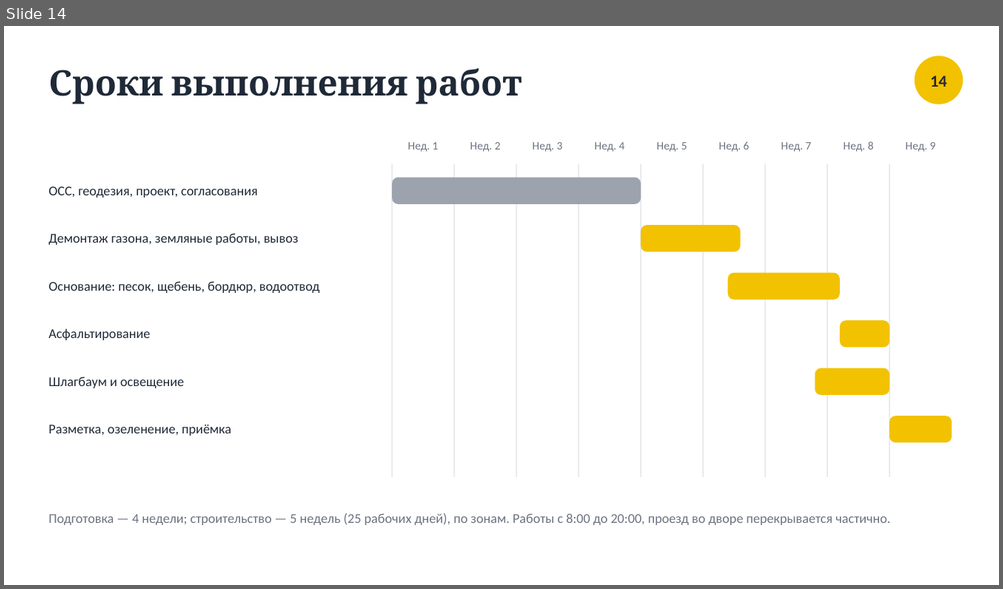
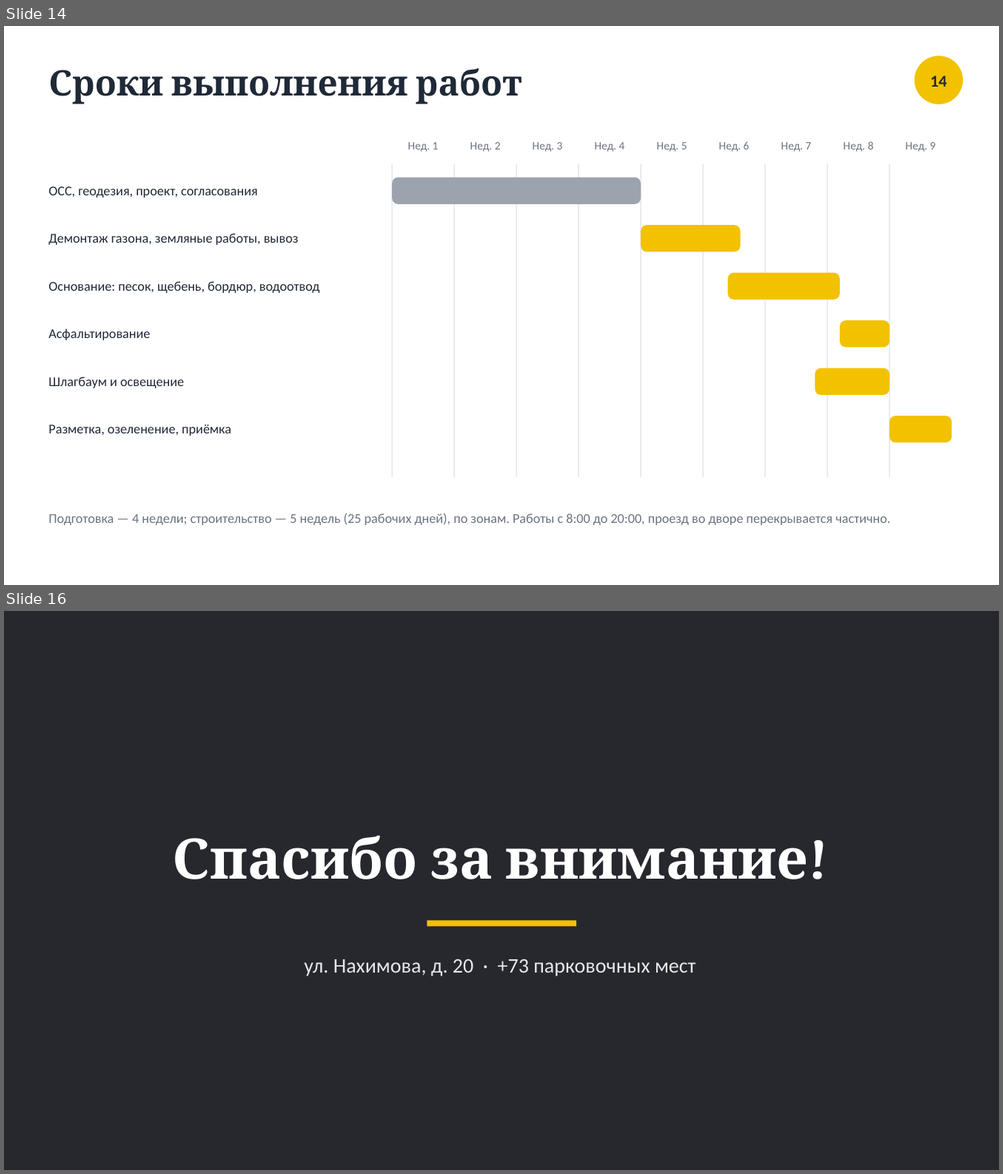
Before and after one commit to shortisshow-prog/mirigrushek, a slide deck: parking/Парковка_Нахимова_20.pptx. Shown one above the other, each under a label of ours: slide 14 before the commit, slides 14 and 16 after it; the slides between them are not shown. The pictures are 1003x589 and 1003x1174 pixels, drawn with LibreOffice and Linux fonts; fonts in the diff are those of the drawing; background and template pictures are left out. Boxes give left, top, right and bottom in pixels: in the first picture for what was removed or moved away, otherwise in the second. Text is boxed around its words. In the diff, an @@ line names an element or a change of style, - is before the commit and + after.

```diff
--- a/parking/Парковка_Нахимова_20.pptx
+++ b/parking/Парковка_Нахимова_20.pptx
@@ slide 16 added at bbox=[4, 611, 999, 1170], background picture (left out) @@
@@ rectangle added at bbox=[4, 611, 999, 1170], fill #26282E at 75% opacity @@
@@ text added at bbox=[173, 835, 808, 880], 54 pt, text #FFFFFF, bold @@
+Спасибо за внимание!
@@ rectangle added at bbox=[427, 920, 576, 926], fill #F2C200 @@
@@ text added at bbox=[304, 960, 696, 977], 20 pt, text #E5E7EB @@
+ул. Нахимова, д. 20 · +73 парковочных мест
```
Also in this commit, not shown: 8 slides changed, 3 other files.
